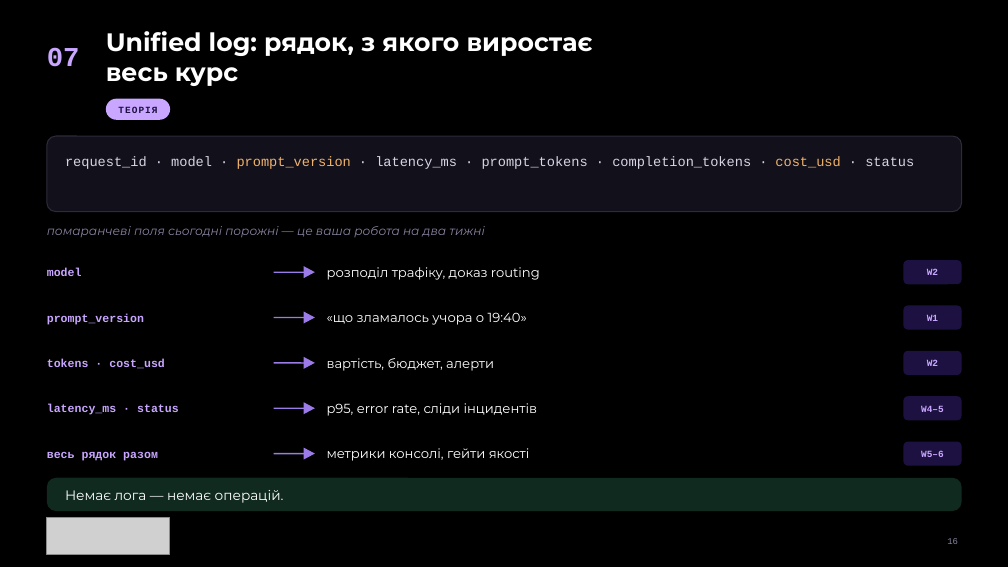
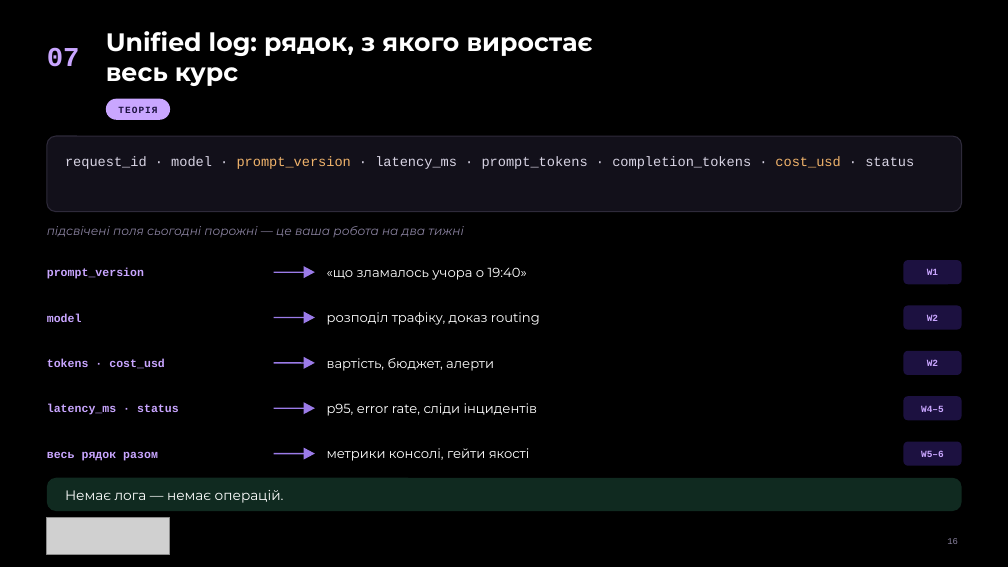
Before and after one commit to TarasFedorenkoFTV/llmops-bootcamp, a slide deck: slide 16 of docs/decks/L01.pptx. Drawn at 1008x567 pixels with LibreOffice and Linux fonts; fonts in the diff are those of the drawing; grey boxes stand for pictures; background and template pictures are left out. Boxes give left, top, right and bottom in pixels: in the first picture for what was removed or moved away, otherwise in the second. Text is boxed around its words. In the diff, an @@ line names an element or a change of style, - is before the commit and + after.

```diff
--- a/docs/decks/L01.pptx
+++ b/docs/decks/L01.pptx
@@ text at [47,226,463,237]: text changed @@
-помаранчеві поля сьогодні порожні — це ваша робота на два тижні
+підсвічені поля сьогодні порожні — це ваша робота на два тижні
@@ text "prompt_version": place and size @@
-text "prompt_version" at [47,313,144,325]
+text "prompt_version" at [47,268,144,279]
@@ text "«що зламалось учора о 19:40»": place and size @@
-text "«що зламалось учора о 19:40»" at [327,312,527,325]
+text "«що зламалось учора о 19:40»" at [327,267,527,280]
@@ text "model": place and size @@
-text "model" at [47,268,82,276]
+text "model" at [47,313,82,322]
@@ text "розподіл трафіку, доказ routing": place and size @@
-text "розподіл трафіку, доказ routing" at [327,267,540,280]
+text "розподіл трафіку, доказ routing" at [327,312,540,325]
```
Also in this commit, not shown: 1 other slide changed, 14 other files.
